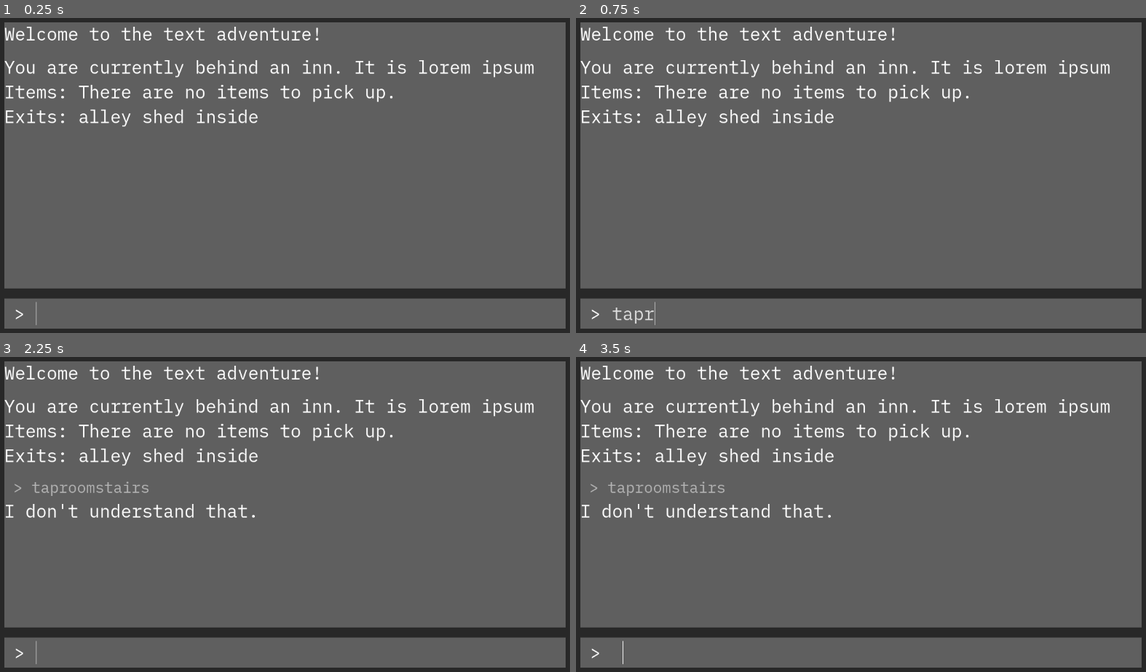
Above: before the commit, frames 1-4 (two rows, left to right).
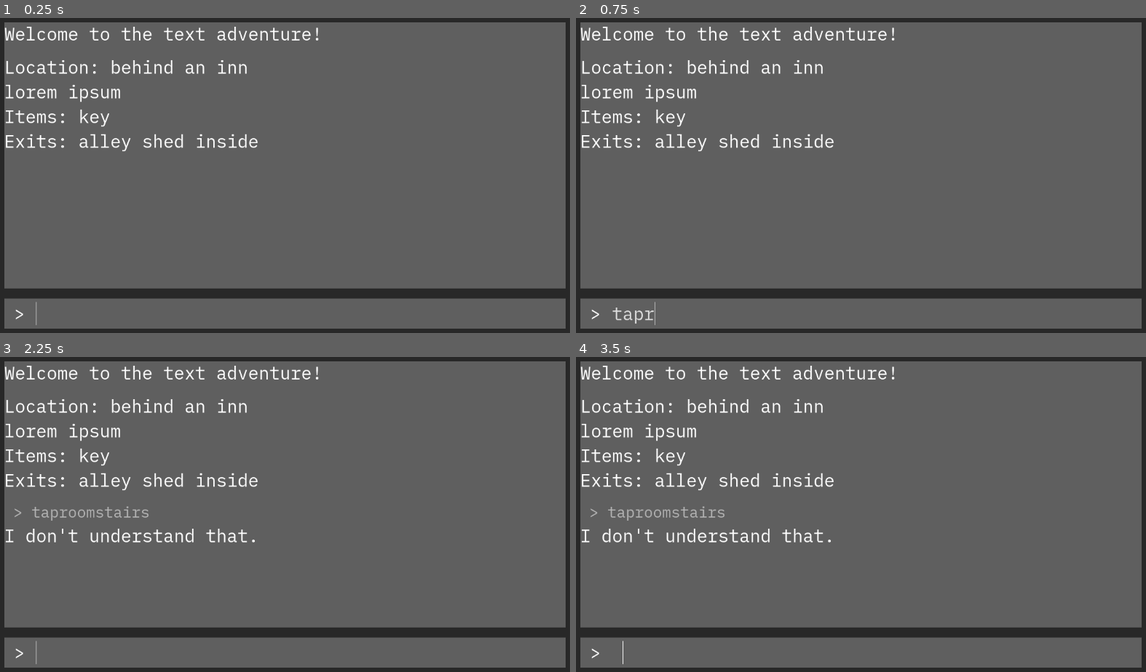
Above: after the commit, the same moments.

Repository: alephmembeth/textadventure-from-scratch
Game: Godot game, scene res://game.tscn
The game is run twice, just before and just after one commit, with the same random seed, the same clock (stepped at 60 frames per second) and the same inputs.
Inputs (mouse positions are in pixels of both pictures, inside the frame that each line leads up to):
- Up to frame 1 (0.25 s): no input
- Up to frame 2 (0.75 s): click (878, 314) at 0.52 s; type "taproom" at 0.6 s
- Up to frame 3 (2.25 s): type "stairs" at 1.25 s; tap Enter at 2 s
- Up to frame 4 (3.5 s): tap Space at 2.75 s

The runs differ from the first frame. In frame 1, 3.1% of the frame differs, in the area x 0-94%, y 13-43%; in frame 2, 3.1%; in frame 3, 4.5%, in the area x 0-94%, y 13-59%; in frame 4, 4.5%.

Commit message:
Implement characters

Diff:
--- a/areas/area.gd
+++ b/areas/area.gd
@@ -7,6 +7,7 @@
 @export_multiline var area_description: String = "Description of the area.": set = set_area_description
 
 var exits: Dictionary = {}
+var characters: Array = []
 var items: Array = []
 
 
@@ -20,6 +21,10 @@
 	area_description = new_area_description
 
 
+func add_character(character: Character):
+	characters.append(character)
+
+
 func add_item(item: Item):
 	items.append(item)
 
@@ -29,22 +34,40 @@
 
 
 func get_full_description() -> String:
-	var area_description_string = PackedStringArray([
-		get_area_description(),
-		get_item_description(),
-		get_exit_description()
-	])
-	var full_description = "\n".join(area_description_string)
-	return full_description
+	var area_description_string = PackedStringArray([get_area_description()])
+
+	var npc_description_string = get_npc_description()
+	if npc_description_string != "":
+		area_description_string.append(npc_description_string)
+
+	var item_description_string = get_item_description()
+	if item_description_string != "":
+		area_description_string.append(item_description_string)
+
+	var exit_description_string = get_exit_description()
+	area_description_string.append(exit_description_string)
+
+	var full_description_string = "\n".join(area_description_string)
+	return full_description_string
 
 
 func get_area_description() -> String:
-	return "You are currently " + area_name + ". It is " + area_description
+	return "Location: " + area_name + "\n" + area_description
+
+
+func get_npc_description() -> String:
+	if characters.size() == 0:
+		return ""
+
+	var character_description = ""
+	for character in characters:
+		character_description += character.character_name + " "
+	return "People: " + character_description
 
 
 func get_item_description() -> String:
 	if items.size() == 0:
-		return "Items: There are no items to pick up."
+		return ""
 
 	var item_description = ""
 	for item in items:
--- a/areas/area_manager.gd
+++ b/areas/area_manager.gd
@@ -2,12 +2,14 @@
 
 
 func _ready() -> void:
-	var key = Item.new()
-	key.initialize("key", Types.item_types.KEY)
+	$behind_inn.connect_exits_unlocked("alley", $street_3, "alley")
+	var exit = $behind_inn.connect_exits_locked("shed", $shed, "outside")
+	var key = load_item("key")
+	key.use_value = exit
+	$behind_inn.add_item(key)
 
-	$behind_inn.connect_exits_unlocked("alley", $street_3)
-	$behind_inn.connect_exits_unlocked("shed", $shed, "outside")
-
+	var guard = load_character("guard")
+	$city_gate.add_character(guard)
 	$city_gate.connect_exits_unlocked("east", $street_1)
 
 	$street_1.connect_exits_unlocked("east", $street_2)
@@ -27,6 +29,8 @@
 
 	$inn_door.connect_exits_unlocked("inside", $taproom, "outside")
 
+	var innkeeper = load_character("innkeeper")
+	$taproom.add_character(innkeeper)
 	$taproom.connect_exits_unlocked("stairs", $stairs, "taproom")
 	$taproom.connect_exits_unlocked("kitchen", $kitchen, "taproom")
 
@@ -39,12 +43,17 @@
 	$upstairs_hallway.connect_exits_unlocked("center", $room_2, "hallway")
 	$upstairs_hallway.connect_exits_unlocked("right", $room_2, "hallway")
 
+	var cook = load_character("cook")
+	$kitchen.add_character(cook)
 	$kitchen.connect_exits_unlocked("pantry", $pantry, "kitchen")
 	$kitchen.connect_exits_unlocked("backdoor", $backdoor, "kitchen")
 
 	$backdoor.connect_exits_unlocked("outside", $behind_inn, "inside")
 
-	#$behind_inn.add_item(key)
-	#var exit = $behind_inn.connect_exits_locked("east", $shed)
-	#key.use_value = exit
-	#$behind_inn.connect_exits_unlocked("north", $street)
+
+func load_item(item_name: String):
+	return load("res://items/" + item_name + ".tres")
+
+
+func load_character(character_name: String):
+	return load("res://characters/" + character_name + ".tres")
--- /dev/null
+++ b/characters/character.gd
@@ -0,0 +1,7 @@
+extends Resource
+class_name Character
+
+@export_multiline var character_name: String = "Character Name"
+
+@export_multiline var initial_dialog: String
+@export_multiline var follow_up_dialog: String
--- /dev/null
+++ b/characters/cook.tres
@@ -0,0 +1,9 @@
+[gd_resource type="Resource" script_class="Character" load_steps=2 format=3 uid="uid://draqwob7r14qu"]
+
+[ext_resource type="Script" path="res://characters/character.gd" id="1_21kpj"]
+
+[resource]
+script = ExtResource("1_21kpj")
+character_name = "cook"
+initial_dialog = "What are you doin' in my kitchen?"
+follow_up_dialog = ""
--- /dev/null
+++ b/characters/guard.tres
@@ -0,0 +1,9 @@
+[gd_resource type="Resource" script_class="Character" load_steps=2 format=3 uid="uid://cca03vsk18dlt"]
+
+[ext_resource type="Script" path="res://characters/character.gd" id="1_yicgk"]
+
+[resource]
+script = ExtResource("1_yicgk")
+character_name = "guard"
+initial_dialog = "Say, could you help me? I must have lost my sword last night. All I can remember is that I was at the inn down the road. Everything is very blurry, I can hardly remember the evening, let alone the night. But here I am, doing my duty. *hick*"
+follow_up_dialog = "You have found it! Now leave me alone. No, I have no hangover, I just dont like your face. Get lost."
--- /dev/null
+++ b/characters/innkeeper.tres
@@ -0,0 +1,9 @@
+[gd_resource type="Resource" script_class="Character" load_steps=2 format=3 uid="uid://hd8i0p2mbylt"]
+
+[ext_resource type="Script" path="res://characters/character.gd" id="1_swh6n"]
+
+[resource]
+script = ExtResource("1_swh6n")
+character_name = "innkeeper"
+initial_dialog = "Hello there!"
+follow_up_dialog = ""
--- a/items/item.gd
+++ b/items/item.gd
@@ -5,8 +5,3 @@
 @export var item_type: Types.item_types = Types.item_types.KEY
 
 var use_value = null
-
-
-func initialize(item_name: String, item_type: Types.item_types):
-	self.item_name = item_name
-	self.item_type = item_type
--- /dev/null
+++ b/items/key.tres
@@ -0,0 +1,8 @@
+[gd_resource type="Resource" script_class="Item" load_steps=2 format=3 uid="uid://dbq7kxjcasksi"]
+
+[ext_resource type="Script" path="res://items/item.gd" id="1_2ansl"]
+
+[resource]
+script = ExtResource("1_2ansl")
+item_name = "key"
+item_type = 0
